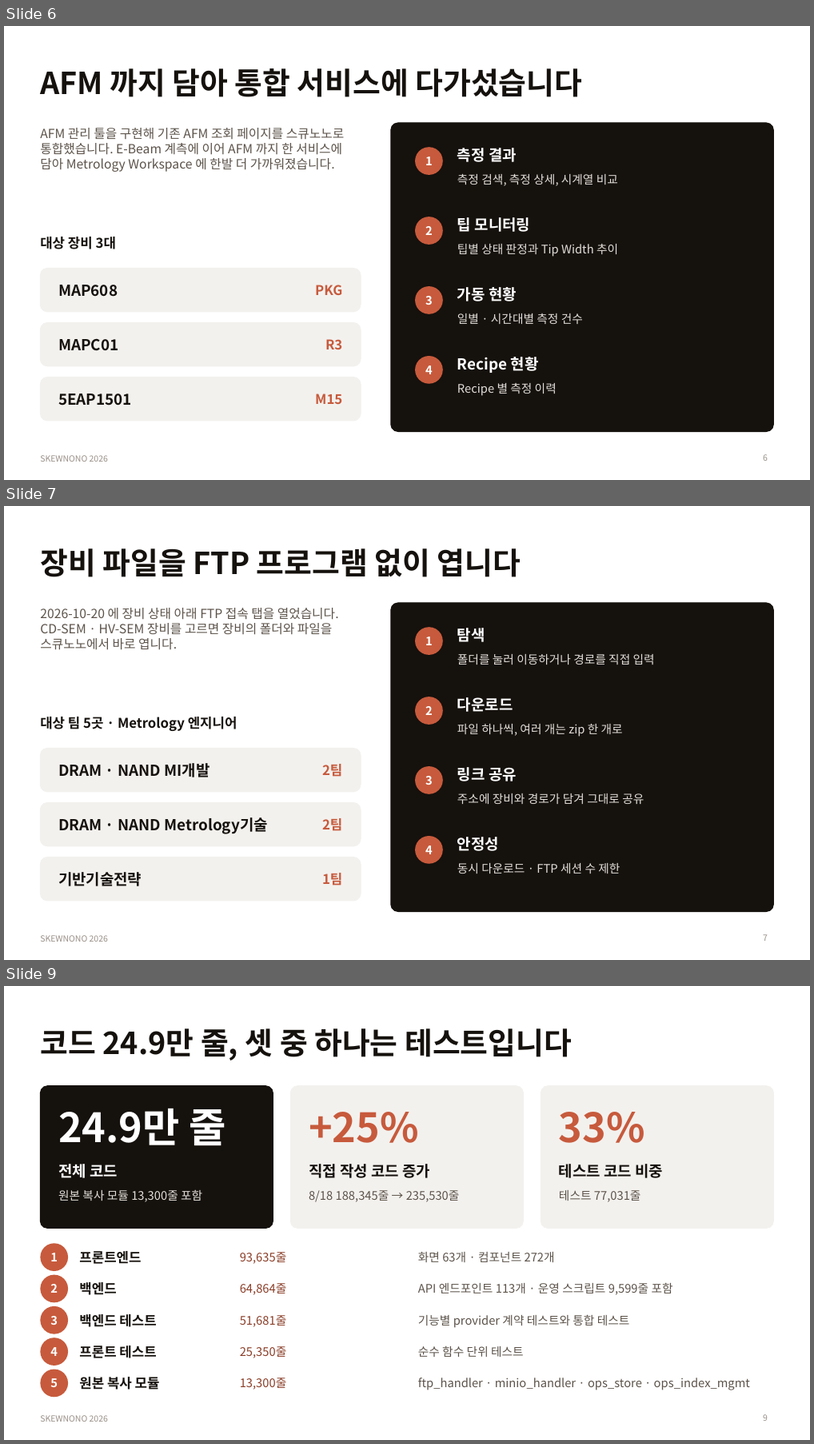
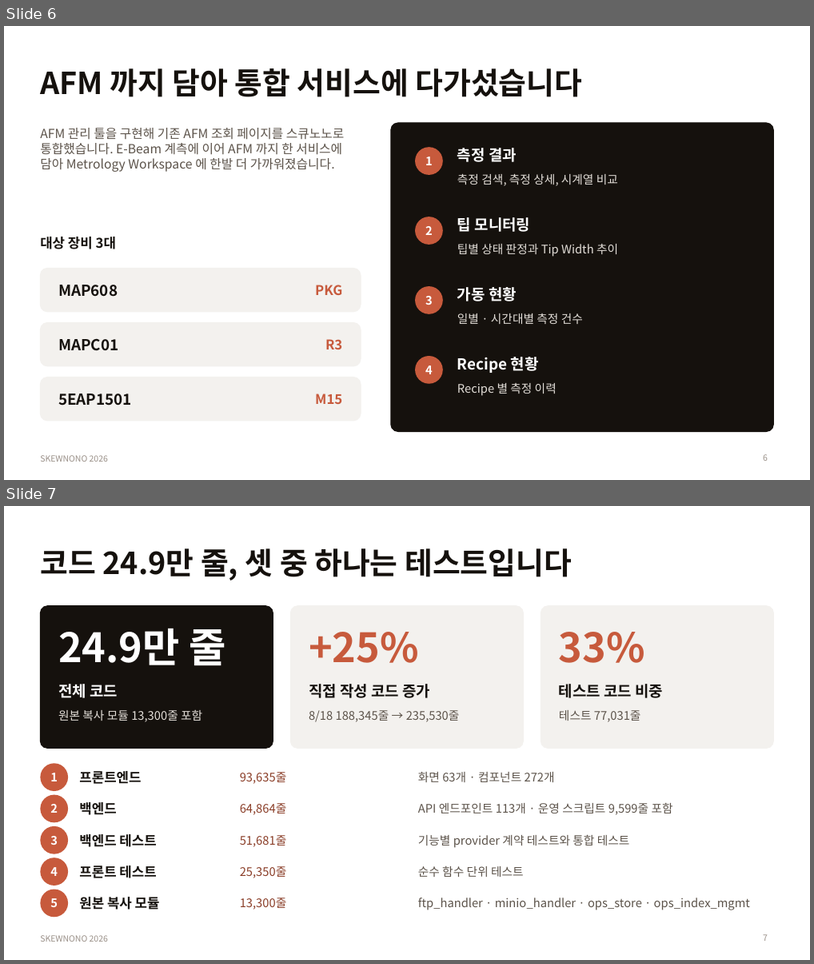
Before and after one commit to DarrenKoi/skewnono_v3_nuxt, a slide deck: docs/progress_report/skewnono_year_end_report_2026.pptx. Shown one above the other, each under a label of ours: slides 6, 7 and 9 before the commit, slides 6 and 7 after it; the slides between them are not shown. The pictures are 814x1444 and 814x964 pixels, drawn with LibreOffice and Linux fonts; fonts in the diff are those of the drawing. Boxes give left, top, right and bottom in pixels: in the first picture for what was removed or moved away, otherwise in the second. Text is boxed around its words. In the diff, an @@ line names an element or a change of style, - is before the commit and + after.

```diff
--- a/docs/progress_report/skewnono_year_end_report_2026.pptx
+++ b/docs/progress_report/skewnono_year_end_report_2026.pptx
@@ slide 7 removed at <box>4,506,810,960</box>, background #FFFFFF; not listed: 1 template element that a slide beside it also shows @@
@@ title removed at <box>40,548,521,577</box> @@
-장비 파일을 FTP 프로그램 없이 엽니다
@@ text removed at <box>40,608,339,650</box> @@
-2026-10-20 에 장비 상태 아래 FTP 접속 탭을 열었습니다. CD-SEM · HV-SEM 장비를 고르면 장비의 폴더와 파일을 스큐노노에서 바로 엽니다.
@@ rounded rectangle removed at <box>391,603,774,912</box> @@
@@ ellipse removed at <box>415,627,443,655</box> @@
-1
@@ text removed at <box>458,628,486,642</box> @@
-탐색
@@ text removed at <box>458,654,655,664</box> @@
-폴더를 눌러 이동하거나 경로를 직접 입력
@@ ellipse removed at <box>415,696,443,724</box> @@
-2
@@ text removed at <box>458,697,514,712</box> @@
-다운로드
@@ text removed at <box>40,714,238,732</box> @@
-대상 팀 5곳 · Metrology 엔지니어
@@ text removed at <box>458,724,623,736</box> @@
-파일 하나씩, 여러 개는 zip 한 개로
@@ rounded rectangle removed at <box>40,748,361,792</box> @@
@@ text removed at <box>58,763,210,777</box> @@
-DRAM · NAND MI개발
@@ text removed at <box>322,764,342,776</box> @@
-2팀
@@ ellipse removed at <box>415,766,443,794</box> @@
-3
@@ text removed at <box>458,767,517,781</box> @@
-링크 공유
@@ text removed at <box>458,793,644,804</box> @@
-주소에 장비와 경로가 담겨 그대로 공유
@@ rounded rectangle removed at <box>40,803,361,846</box> @@
@@ text removed at <box>58,817,268,834</box> @@
-DRAM · NAND Metrology기술
@@ text removed at <box>322,818,342,831</box> @@
-2팀
@@ ellipse removed at <box>415,836,443,864</box> @@
-4
@@ text removed at <box>458,836,499,851</box> @@
-안정성
@@ rounded rectangle removed at <box>40,857,361,900</box> @@
@@ text removed at <box>458,863,620,873</box> @@
-동시 다운로드 · FTP 세션 수 제한
@@ text removed at <box>58,872,142,886</box> @@
-기반기술전략
@@ text removed at <box>322,872,342,885</box> @@
-1팀
@@ page number removed at <box>763,934,768,940</box> @@
-7
@@ what was slide 9 is now slide 7 @@
@@ page number at <box>763,934,768,940</box>: text changed @@
-9
+7
```
Also in this commit, not shown: 6 slides changed, 1 other slide removed, 2 other files.
